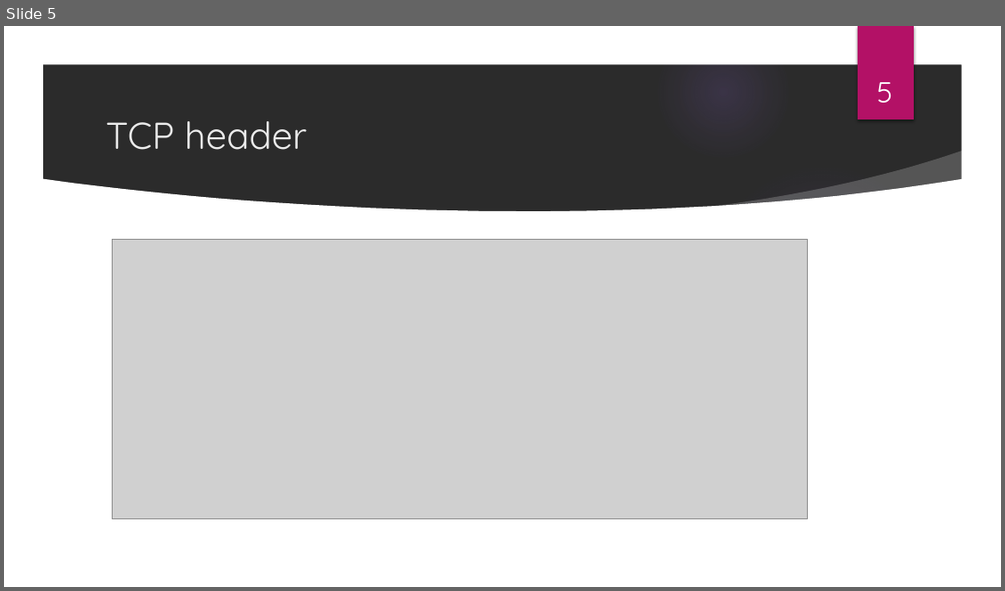
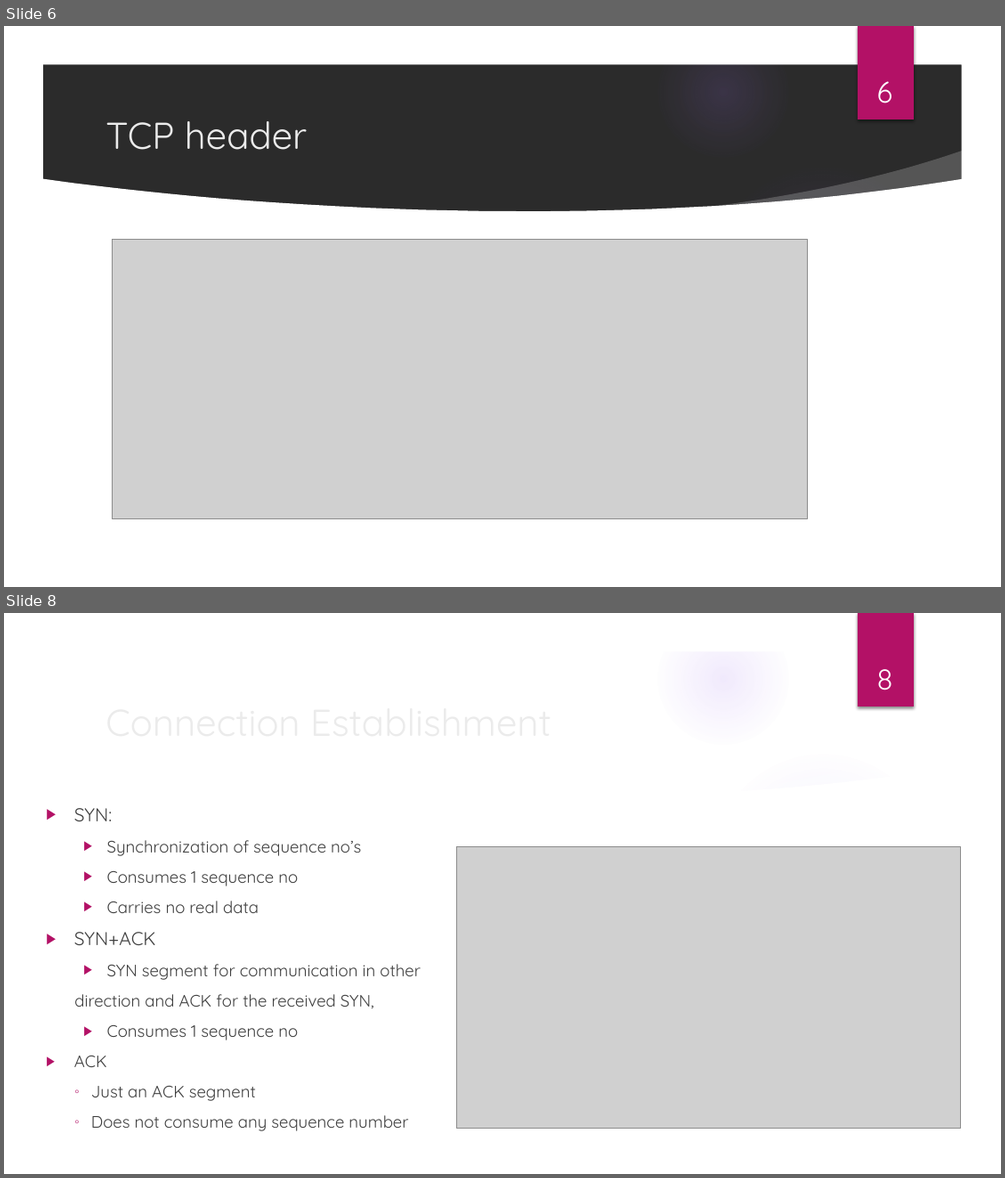
Before and after one commit to aruna02/tcp_presentation, a slide deck: Transmission Control Protocol.pptx. Shown one above the other, each under a label of ours: slide 5 before the commit, slides 6 and 8 after it; the slides between them are not shown. The pictures are 1005x591 and 1005x1178 pixels, drawn with LibreOffice and Linux fonts; fonts in the diff are those of the drawing; grey boxes stand for pictures; background and template pictures are left out; a plain dark background stands for a picture behind light text. Boxes give left, top, right and bottom in pixels: in the first picture for what was removed or moved away, otherwise in the second. Text is boxed around its words. In the diff, an @@ line names an element or a change of style, - is before the commit and + after.

```diff
--- a/Transmission Control Protocol.pptx
+++ b/Transmission Control Protocol.pptx
@@ slide 8 added at [4, 613, 1001, 1174], background picture (left out); not listed: 9 template elements that a slide beside it also shows @@
@@ title added at [98, 692, 815, 750], 36 pt, text #EBEBEB @@
+Connection Establishment
@@ page number added at [876, 669, 892, 690], 28 pt, text #FFFFFF @@
+8
@@ text added at [74, 808, 420, 1131], 16 pt, text #404040 @@
+▶ SYN:
+  ▶ Synchronization of sequence no’s
+  ▶ Consumes 1 sequence no
+  ▶ Carries no real data
+▶ SYN+ACK
+  ▶ SYN segment for communication in other
+  direction and ACK for the received SYN,
+  ▶ Consumes 1 sequence no
+  ▶ ACK
+  ◦ Just an ACK segment
+  ◦ Does not consume any sequence number
@@ picture added at [456, 846, 961, 1128] @@
@@ what was slide 5 is now slide 6 @@
@@ page number at [877, 81, 893, 103]: text changed @@
-5
+6
```
Also in this commit, not shown: 4 slides changed, 6 other slides added, 1 slide removed.
